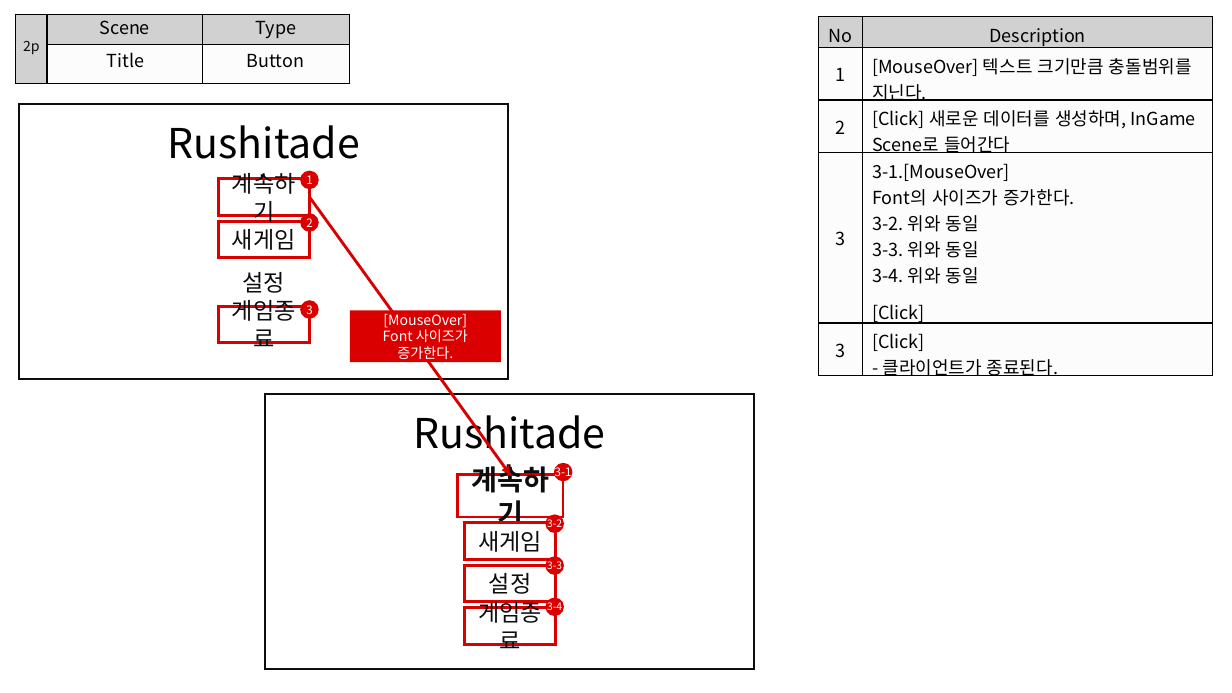
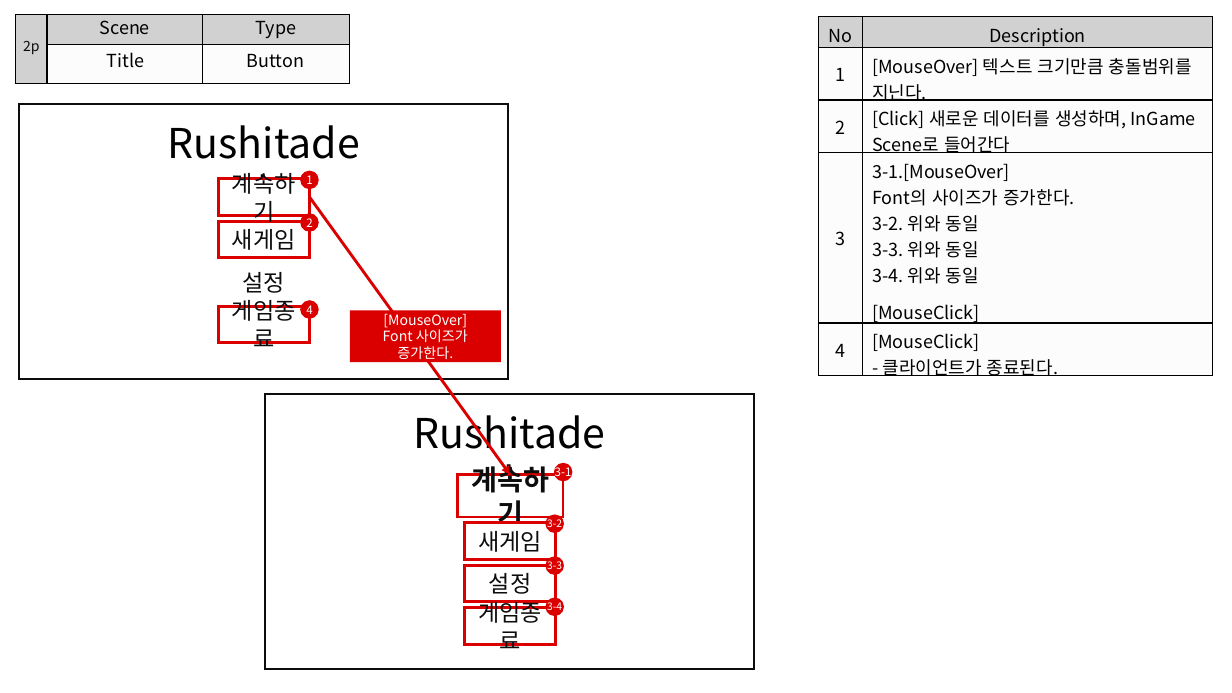
Before and after one commit to lde0707/Roguelike-Defense, a slide deck: slide 2 of UI.pptx. Drawn at 1232x693 pixels with LibreOffice and Linux fonts; fonts in the diff are those of the drawing. Boxes give left, top, right and bottom in pixels: in the first picture for what was removed or moved away, otherwise in the second. Text is boxed around its words. In the diff, an @@ line names an element or a change of style, - is before the commit and + after.

```diff
--- a/UI.pptx
+++ b/UI.pptx
@@ table at box(819, 17, 1214, 380) @@
-row 4, column 2: 3-1.[MouseOver] Font의 사이즈가 증가한다. 3-2. 위와 동일 3-3. 위와 동일 3-4. 위와 동일 / [Click] - Select_Stage 씬으로 이동한다.
+row 4, column 2: 3-1.[MouseOver] Font의 사이즈가 증가한다. 3-2. 위와 동일 3-3. 위와 동일 3-4. 위와 동일 / [MouseClick] - Select_Stage 씬으로 이동한다.
-row 5, column 1: 3
+row 5, column 1: 4
-row 5, column 2: [Click] - 클라이언트가 종료된다.
+row 5, column 2: [MouseClick] - 클라이언트가 종료된다.
@@ text in ellipse at box(306, 305, 312, 314): text changed @@
-3
+4
```
Also in this commit, not shown: 1 other slide changed, 4 other files.
